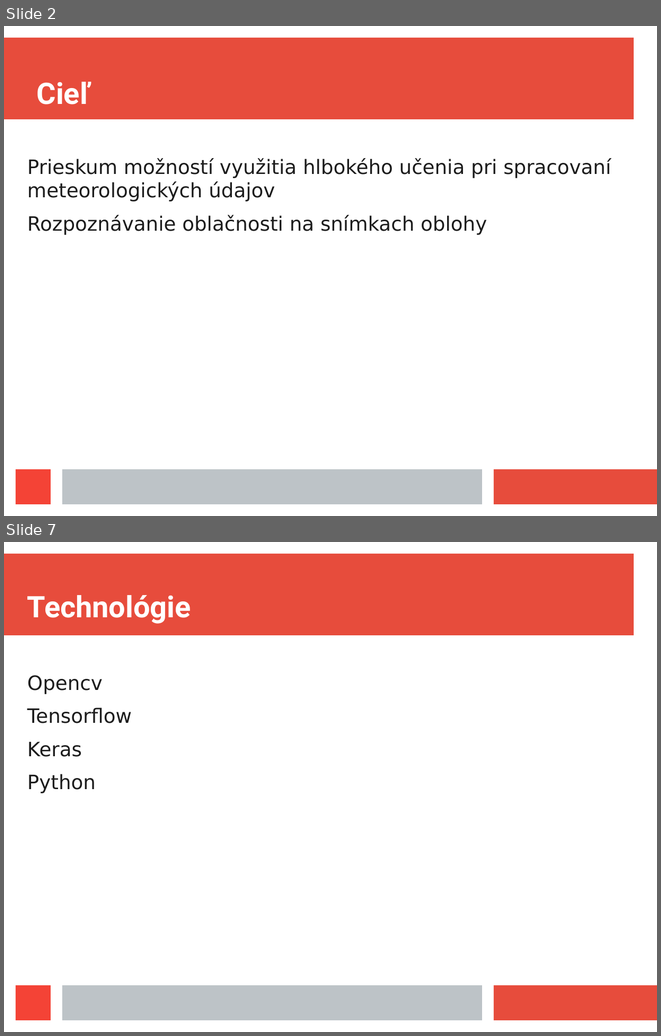
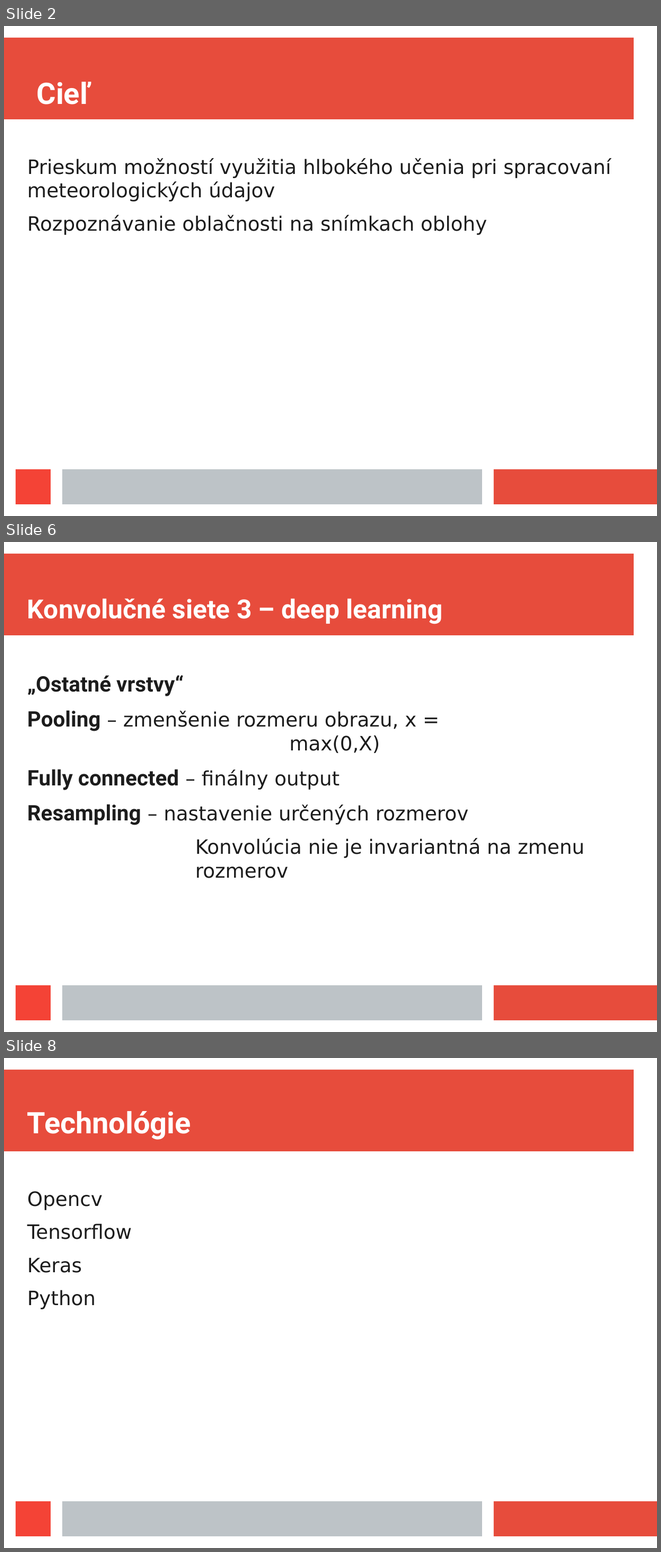
Before and after one commit to jurajmaslej/dipl, a slide deck: prezent.odp. Shown one above the other, each under a label of ours: slides 2 and 7 before the commit, slides 2, 6 and 8 after it; the slides between them are not shown. The pictures are 661x1036 and 661x1552 pixels, drawn with LibreOffice and Linux fonts; fonts in the diff are those of the drawing. Boxes give left, top, right and bottom in pixels: in the first picture for what was removed or moved away, otherwise in the second. Text is boxed around its words. In the diff, an @@ line names an element or a change of style, - is before the commit and + after.

```diff
--- a/prezent.odp
+++ b/prezent.odp
@@ slide 6 added at box(4, 542, 657, 1032), background #FFFFFF; not listed: 4 template elements that a slide beside it also shows @@
@@ title added at box(27, 598, 443, 624), 32 pt, text #FFFFFF, bold @@
+Konvolučné siete 3 – deep learning
@@ text added at box(27, 675, 584, 878), 24 pt, text #1C1C1C @@
+„Ostatné vrstvy“
+Pooling – zmenšenie rozmeru obrazu, x = max(0,X)
+Fully connected – finálny output
+Resampling – nastavenie určených rozmerov
+                Konvolúcia nie je invariantná na zmenu rozmerov
@@ what was slide 7 is now slide 8 @@
```
Also in this commit, not shown: 7 slides changed, 1 other file.
